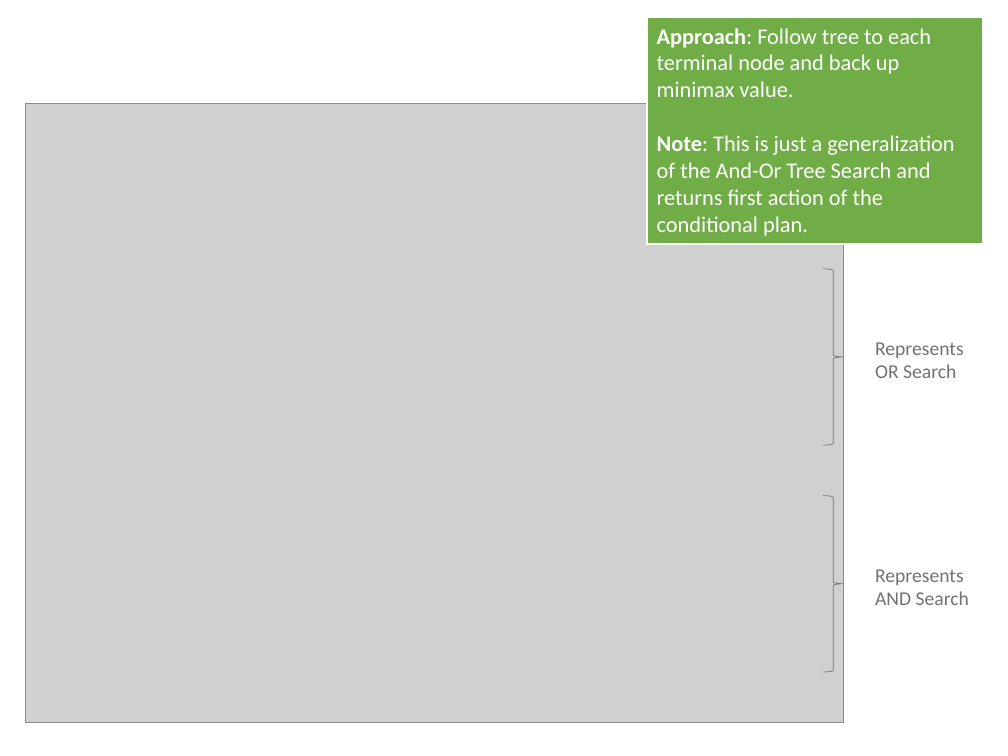
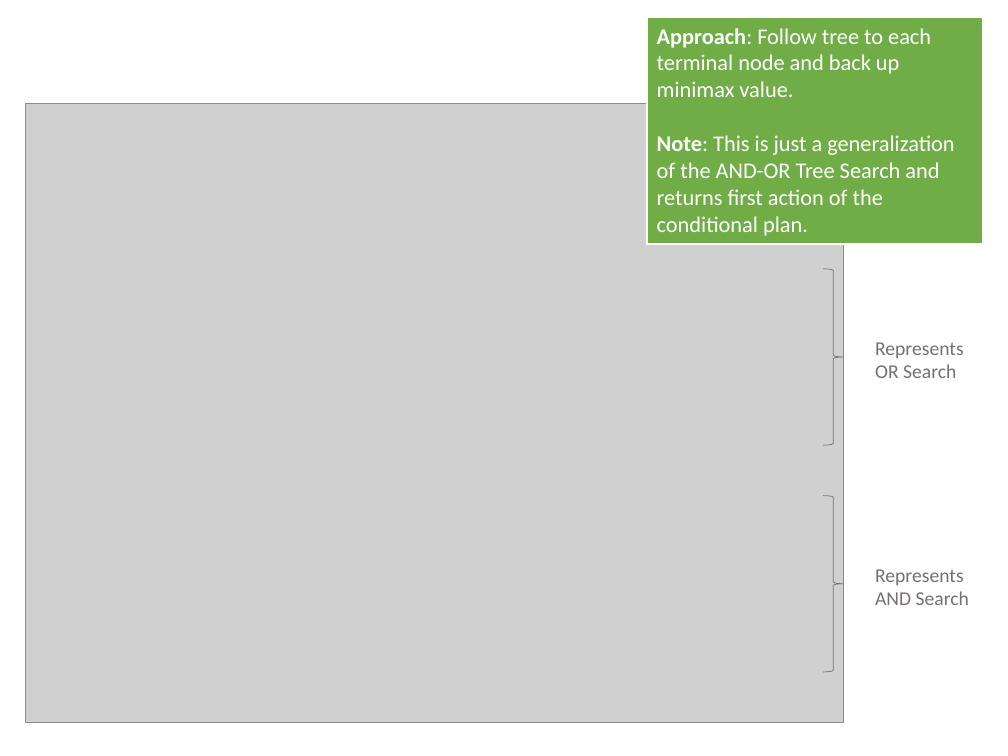
Before and after one commit to mhahsler/CS7320-AI, a slide deck: slide 18 of slides/05_games.pptx (slide 17 before the commit). Drawn at 1008x756 pixels with LibreOffice and Linux fonts; fonts in the diff are those of the drawing; grey boxes stand for pictures. Boxes give left, top, right and bottom in pixels: in the first picture for what was removed or moved away, otherwise in the second. Text is boxed around its words. In the diff, an @@ line names an element or a change of style, - is before the commit and + after.

```diff
--- a/slides/05_games.pptx
+++ b/slides/05_games.pptx
@@ text in rectangle at (x1=657, y1=135, x2=954, y2=236): text changed @@
-Note: This is just a generalization of the And-Or Tree Search and returns first action of the conditional plan.
+Note: This is just a generalization of the AND-OR Tree Search and returns first action of the conditional plan.
```
Also in this commit, not shown: 17 other slides changed, 1 slide added, 1 other file.
